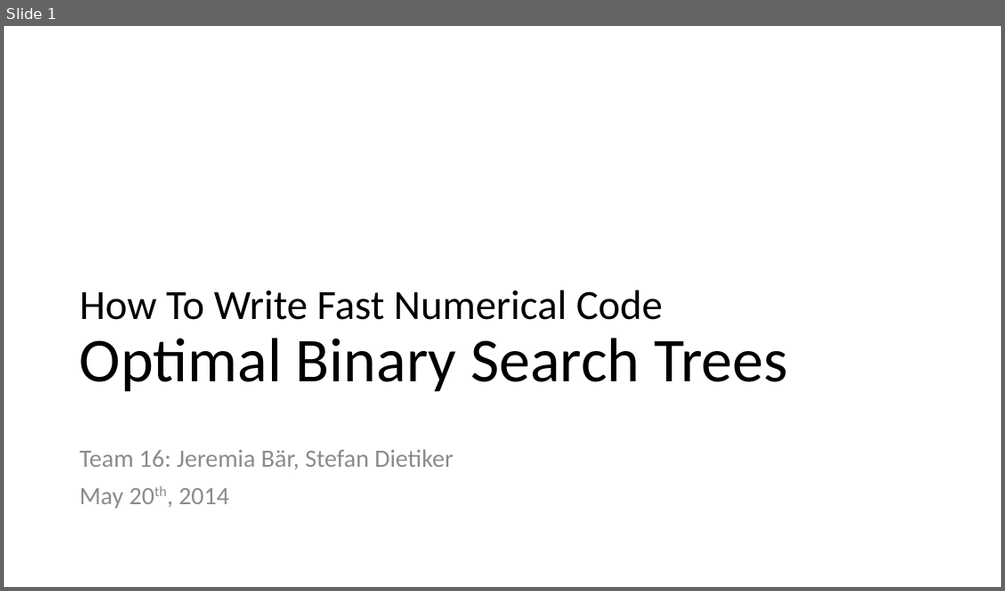
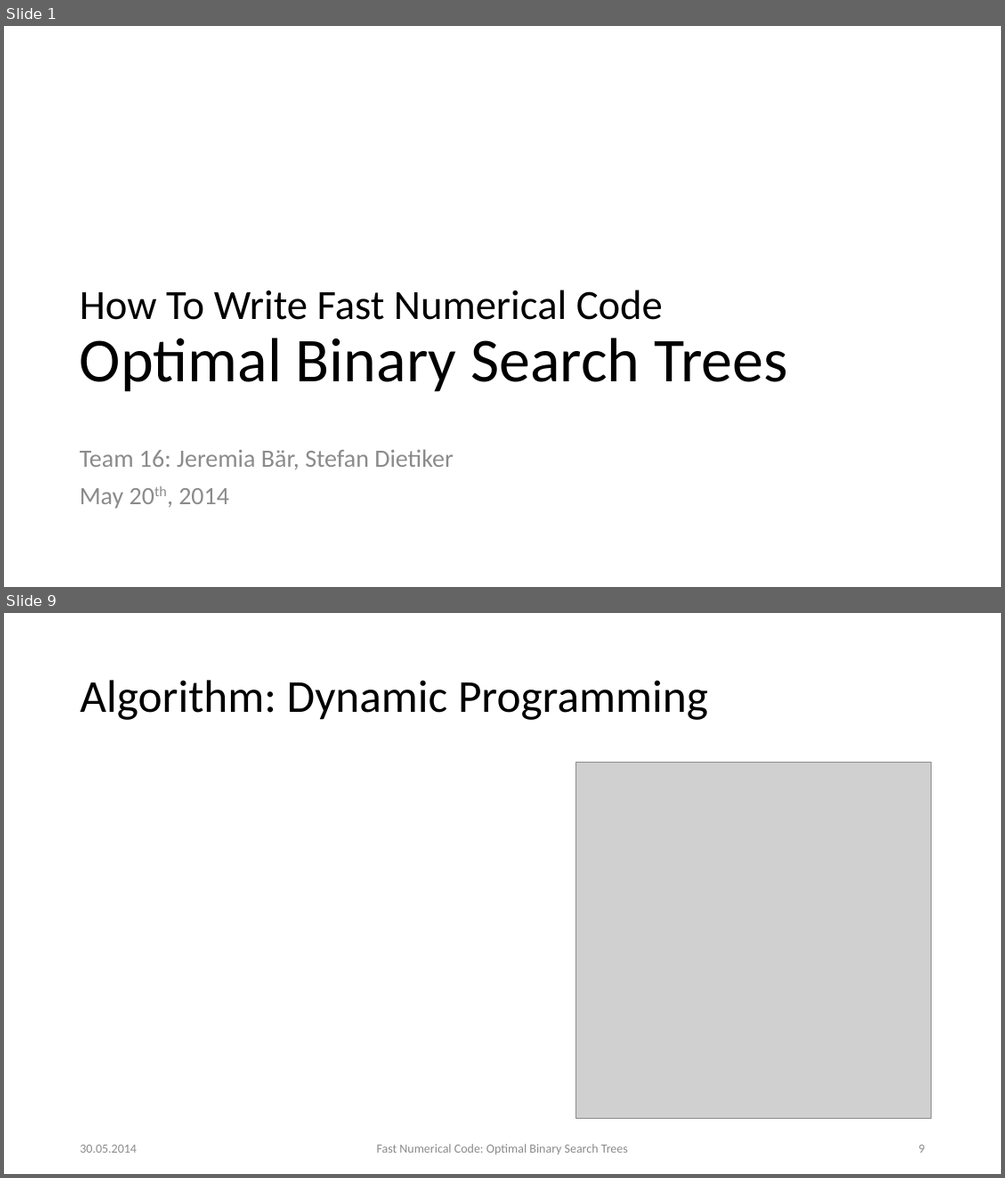
Before and after one commit to d-s-d/FNC14-BST, a slide deck: presentation/presentation.pptx. Shown one above the other, each under a label of ours: slide 1 before the commit, slides 1 and 9 after it; the slides between them are not shown. The pictures are 1005x591 and 1005x1178 pixels, drawn with LibreOffice and Linux fonts; fonts in the diff are those of the drawing; grey boxes stand for pictures. Boxes give left, top, right and bottom in pixels: in the first picture for what was removed or moved away, otherwise in the second. Text is boxed around its words. In the diff, an @@ line names an element or a change of style, - is before the commit and + after.

```diff
--- a/presentation/presentation.pptx
+++ b/presentation/presentation.pptx
@@ slide 9 added at bbox=[4, 613, 1001, 1174], background #FFFFFF @@
@@ title added at bbox=[80, 680, 708, 720], 44 pt, text #000000 @@
+Algorithm: Dynamic Programming
@@ picture added at bbox=[576, 763, 932, 1119] @@
@@ text added at bbox=[80, 1144, 137, 1152], 12 pt, text #8C8C8C @@
+30.05.2014
@@ text added at bbox=[377, 1143, 628, 1154], 12 pt, text #8C8C8C @@
+Fast Numerical Code: Optimal Binary Search Trees
@@ page number added at bbox=[918, 1144, 924, 1152], 12 pt, text #8C8C8C @@
+9
```
Also in this commit, not shown: 26 slides changed, 9 other slides added, 9 other files.
